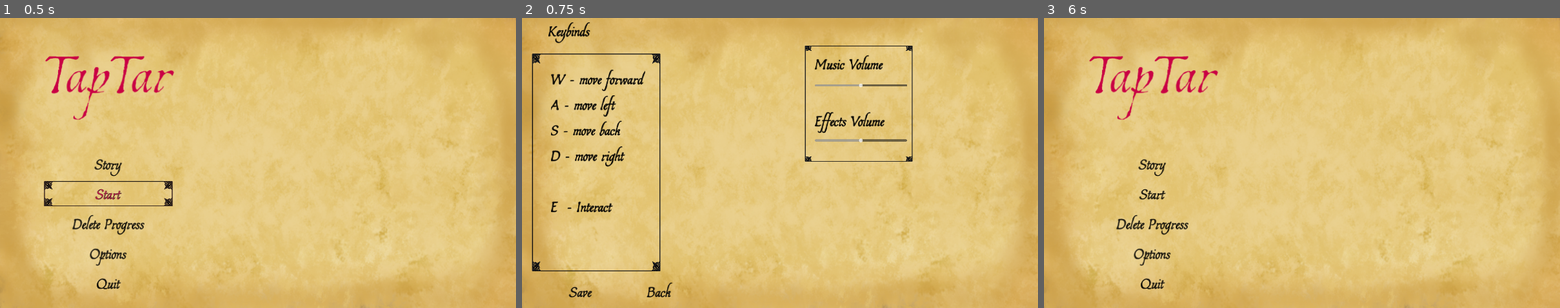
Above: before the commit, frames 1-3 (left to right).
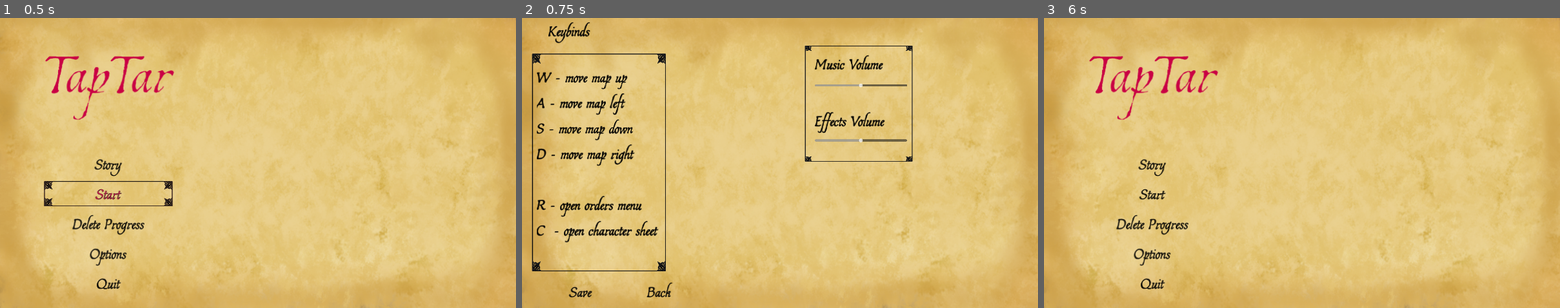
Above: after the commit, the same moments.

Repository: MarkoZlender/TapTar
Game: Godot game, scene res://Levels/Menu.tscn
Same seed, same stepped clock (60 frames per second), same inputs: the game is played once before the commit and once after it.
Inputs:
- Up to frame 1 (0.5 s): no input
- Up to frame 2 (0.75 s): click "Options" at 0.5 s
- Up to frame 3 (6 s): click "Story" at 1.25 s; click "Story" at 2 s; click "Start" at 2.75 s; click "Start" at 3.5 s; click "Story" at 4.25 s; click "Start" at 5 s; click "Back" at 5.75 s

Frame 1 is identical in both runs. In frame 2, 2.9% of the frame differs, in the area x 2-28%, y 12-88%; in frame 3, nothing differs.

Commit message:
changed controls text in options

Diff:
--- a/Levels/Options.tscn
+++ b/Levels/Options.tscn
@@ -38,10 +38,10 @@
 [node name="Border1" type="TextureRect" parent="."]
 layout_mode = 1
 anchors_preset = -1
-anchor_left = 0.0190972
-anchor_top = 0.121914
-anchor_right = 0.268229
-anchor_bottom = 0.873457
+anchor_left = 0.0192708
+anchor_top = 0.122222
+anchor_right = 0.279167
+anchor_bottom = 0.874074
 texture = ExtResource("5_mo206")
 expand_mode = 1
 metadata/_edit_use_anchors_ = true
@@ -49,19 +49,20 @@
 [node name="KeybindsText" type="RichTextLabel" parent="Border1"]
 layout_mode = 1
 anchors_preset = -1
-anchor_left = 0.146341
-anchor_top = 0.0582329
-anchor_right = 0.878049
-anchor_bottom = 0.939759
+anchor_left = 0.0341464
+anchor_top = 0.0496915
+anchor_right = 1.01463
+anchor_bottom = 0.931827
 grow_horizontal = 2
 grow_vertical = 2
 theme = ExtResource("3_tw2lm")
-text = "W - move forward
-A - move left
-S - move back
-D - move right
+text = "W - move map up
+A - move map left
+S - move map down
+D - move map right
 
-E  - Interact"
+R - open orders menu
+C  - open character sheet"
 metadata/_edit_use_anchors_ = true
 
 [node name="TitleText" type="RichTextLabel" parent="."]
